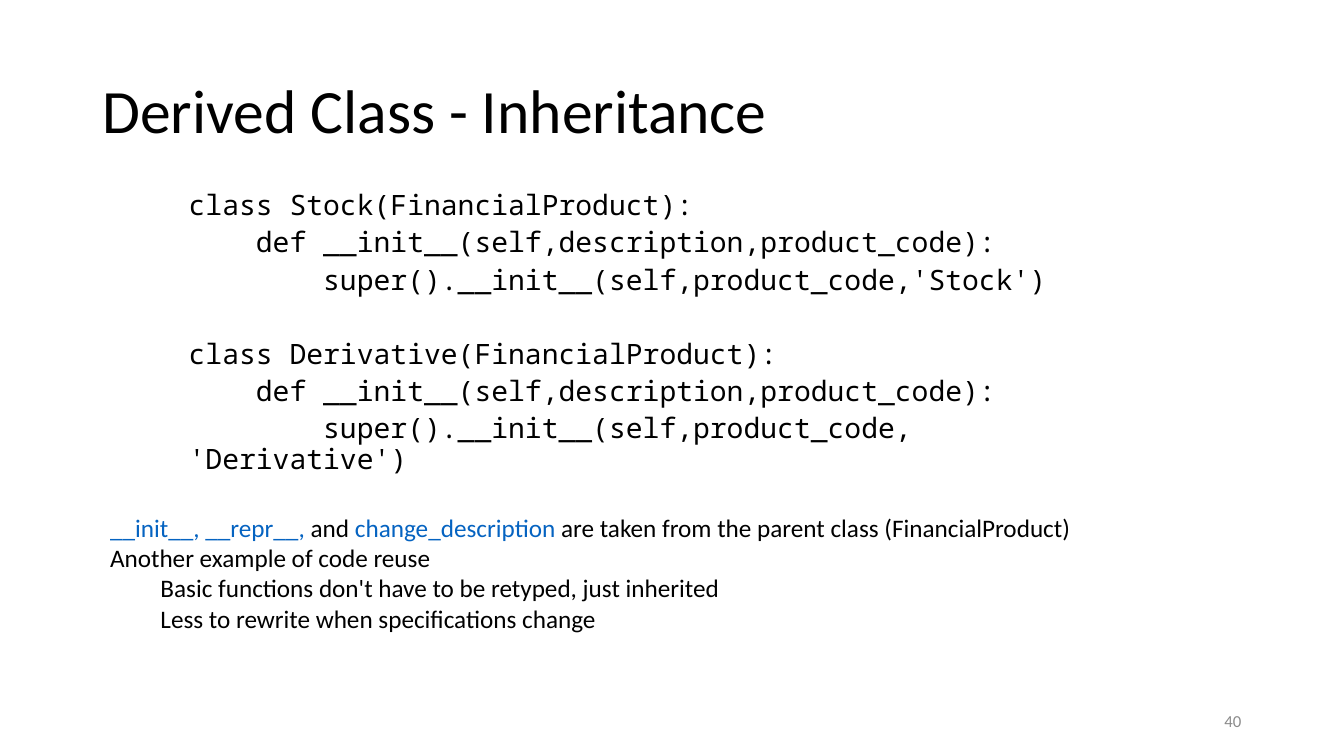
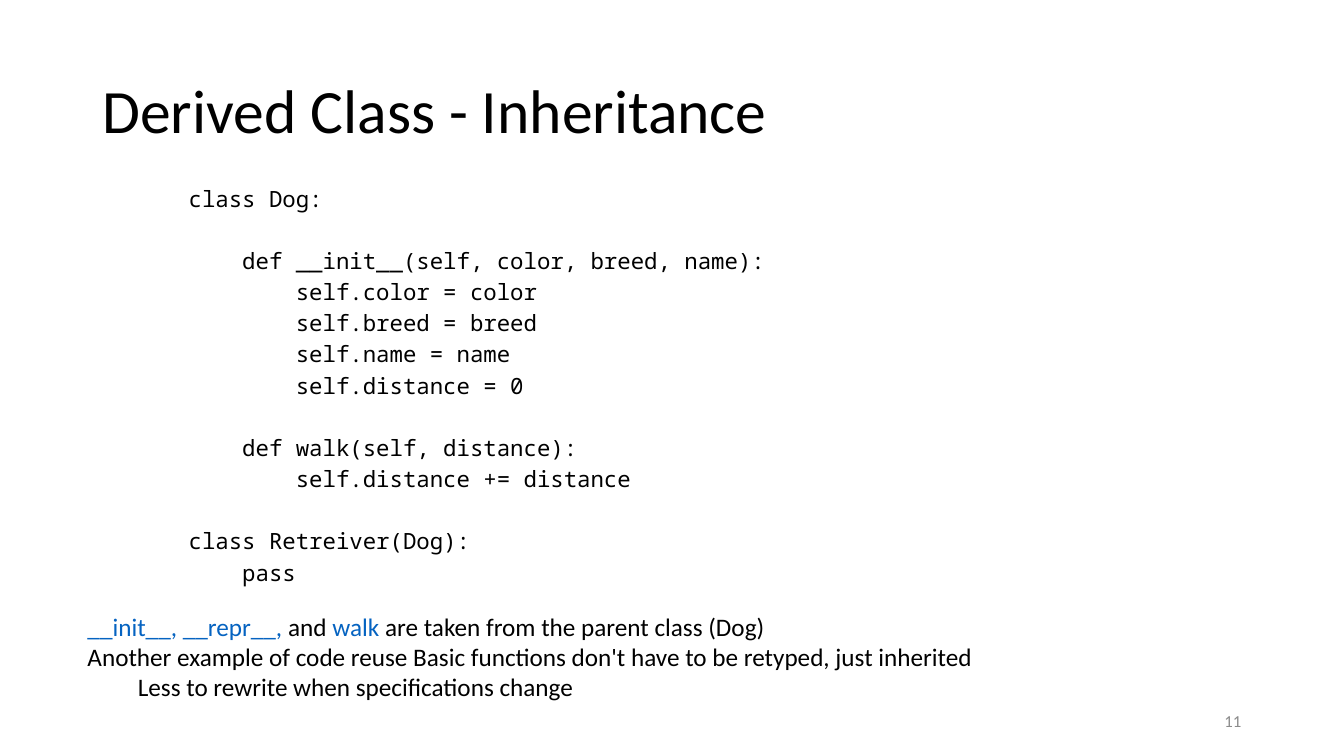
Before and after one commit to priorfire4411/python_for_analytics, a slide deck: slide 11 of presentation/MSCA_37014_v1.pptx (slide 40 before the commit). Drawn at 1344x756 pixels with LibreOffice and Linux fonts; fonts in the diff are those of the drawing. Boxes give left, top, right and bottom in pixels: in the first picture for what was removed or moved away, otherwise in the second. Text is boxed around its words. In the diff, an @@ line names an element or a change of style, - is before the commit and + after.

```diff
--- a/presentation/MSCA_37014_v1.pptx
+++ b/presentation/MSCA_37014_v1.pptx
@@ text at (189,190,764,586): text changed; size 20 to 16 pt @@
-    class Stock(FinancialProduct):
-    def __init__(self,description,product_code):
-    super().__init__(self,product_code,'Stock')
-    class Derivative(FinancialProduct):
-    def __init__(self,description,product_code):
-    super().__init__(self,product_code, 'Derivative')
+    class Dog:
+    def __init__(self, color, breed, name):
+    self.color = color
+    self.breed = breed
+    self.name = name
+    self.distance = 0
+    def walk(self, distance):
+    self.distance += distance
+    class Retreiver(Dog):
+    pass
@@ text "__init__, __repr__, and walk are ...": place and size @@
-text "__init__, __repr__, and walk are ..." at (110,518,1070,633)
+text "__init__, __repr__, and walk are ..." at (87,617,971,701)
@@ text at (87,617,971,671): text changed @@
-__init__, __repr__, and change_description are taken from the parent class (FinancialProduct)
-Another example of code reuse
-  Basic functions don't have to be retyped, just inherited
+__init__, __repr__, and walk are taken from the parent class (Dog)
+Another example of code reuse Basic functions don't have to be retyped, just inherited
@@ page number at (1224,716,1241,727): text changed @@
-40
+11
```
Also in this commit, not shown: 14 other slides changed, 5 slides added, 120 slides removed, 13 other files.
